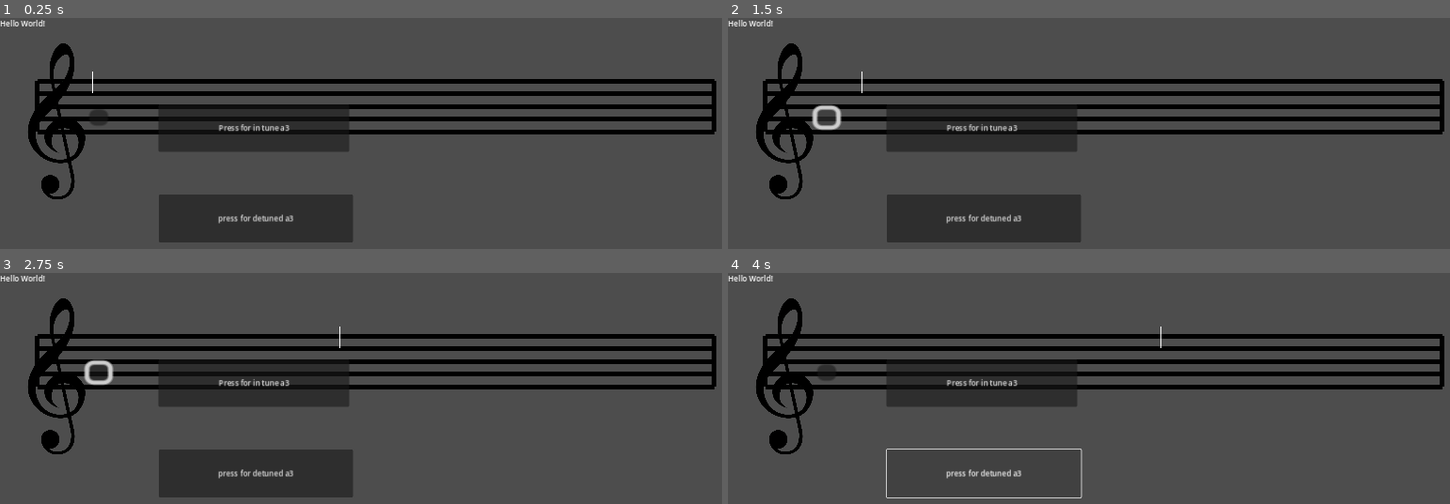
Above: before the commit, frames 1-4 (two rows, left to right).
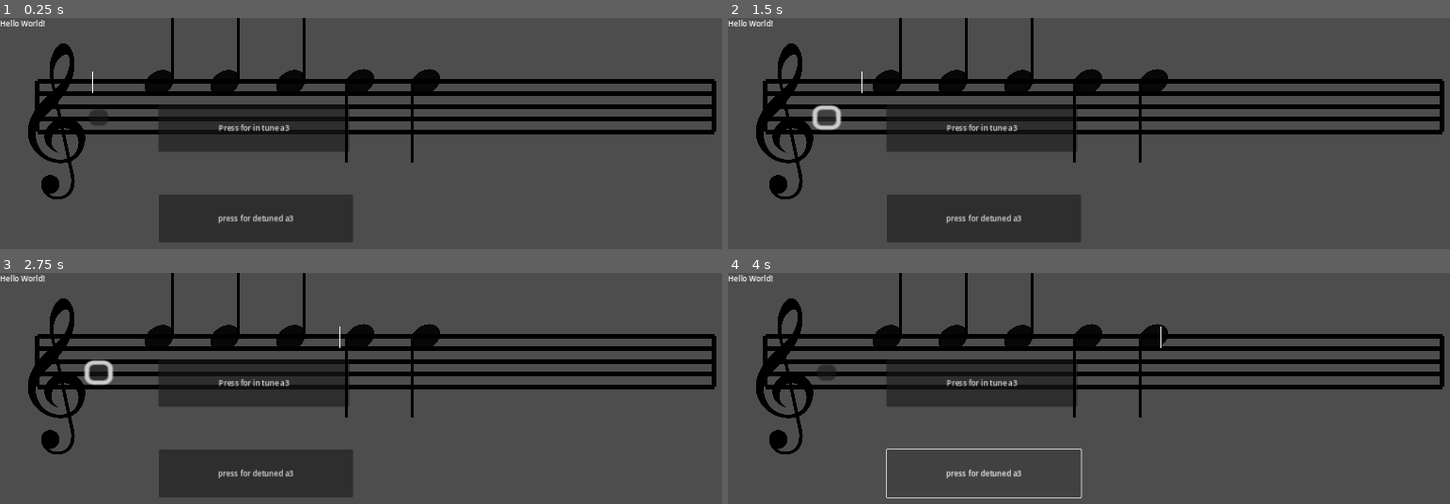
Above: after the commit, the same moments.

Repository: Sniggiho/COMP225-Reluna
Game: Godot game, scene res://Scenes/firstScene.tscn
Two runs of this game, one before a commit and one after it. Both use one fixed random seed, a clock stepped at 60 frames per second and the inputs below.
Inputs (mouse positions are in pixels of both pictures, inside the frame that each line leads up to):
- Up to frame 1 (0.25 s): no input
- Up to frame 2 (1.5 s): click (829, 117) at 0.5 s; click (829, 117) at 1.25 s
- Up to frame 3 (2.75 s): click (158, 337) at 2.02 s
- Up to frame 4 (4 s): click (886, 337) at 2.77 s; click "press for detuned a3" at 3.5 s

The runs differ from the first frame. In frame 1, 1.6% of the frame differs, in the area x 20-61%, y 0-63%; in frame 2, 1.6%; in frame 3, 1.6%; in frame 4, 1.6%.
Error before the commit: Invalid operands 'bool' and 'int' in operator '+'. (res://Scenes/TuneCreator/TuneCreator.gd:125)

Commit message:
v minor bug fix

Diff:
--- a/Project/Scenes/TuneCreator/TuneCreator.gd
+++ b/Project/Scenes/TuneCreator/TuneCreator.gd
@@ -25,7 +25,7 @@
 
 # Called when the node enters the scene tree for the first time.
 func _ready():
-	_possibleNotes = _createNoteArrayInKey(4,3,5, false)
+	_possibleNotes = _createNoteArrayInKey(4, false, 3,5)
 	generate()
 
 # Called every frame. 'delta' is the elapsed time since the previous frame.
